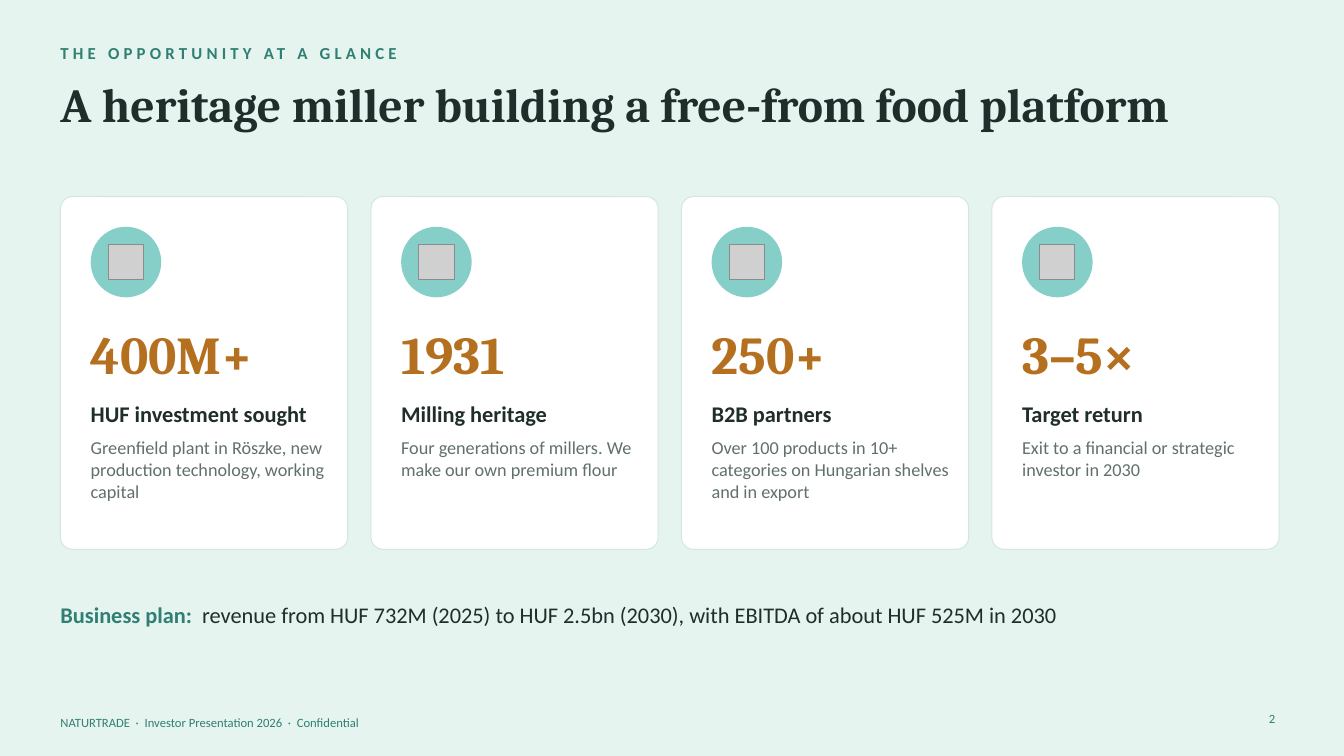
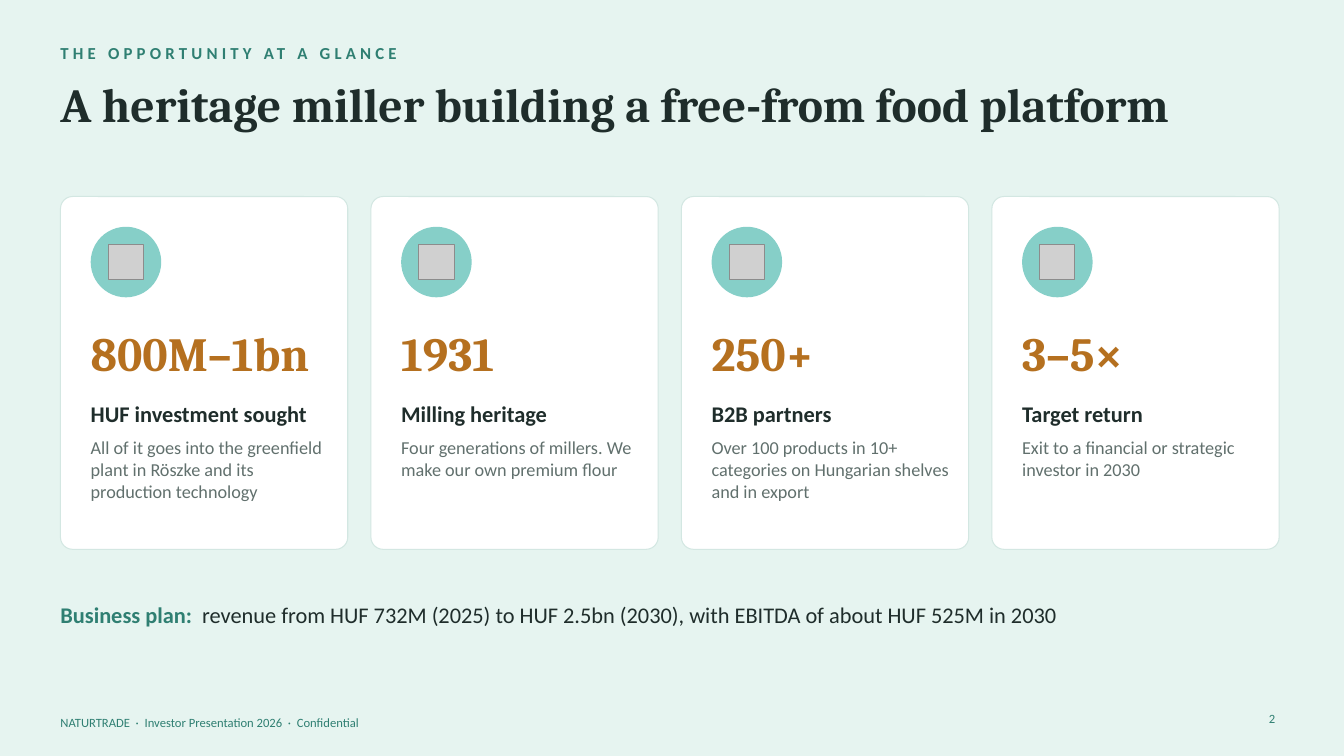
Before and after one commit to vehamiki/testrep1, a slide deck: slide 2 of investor-pitch/Naturtrade_Investor_Pitch_2026_EN.pptx. Drawn at 1344x756 pixels with LibreOffice and Linux fonts; fonts in the diff are those of the drawing; grey boxes stand for pictures. Boxes give left, top, right and bottom in pixels: in the first picture for what was removed or moved away, otherwise in the second. Text is boxed around its words. In the diff, an @@ line names an element or a change of style, - is before the commit and + after.

```diff
--- a/investor-pitch/Naturtrade_Investor_Pitch_2026_EN.pptx
+++ b/investor-pitch/Naturtrade_Investor_Pitch_2026_EN.pptx
@@ size 38 to 34 pt in 3 elements at [401, 338, 494, 372], [712, 338, 814, 372], [1022, 338, 1123, 372] @@
@@ text at [91, 338, 309, 372]: text changed; size 38 to 34 pt @@
-400M+
+800M–1bn
@@ text at [91, 441, 322, 501]: text changed @@
-Greenfield plant in Röszke, new production technology, working capital
+All of it goes into the greenfield plant in Röszke and its production technology
```
Also in this commit, not shown: 3 other slides changed, 1 slide added, 1 slide removed, 2 other files.
